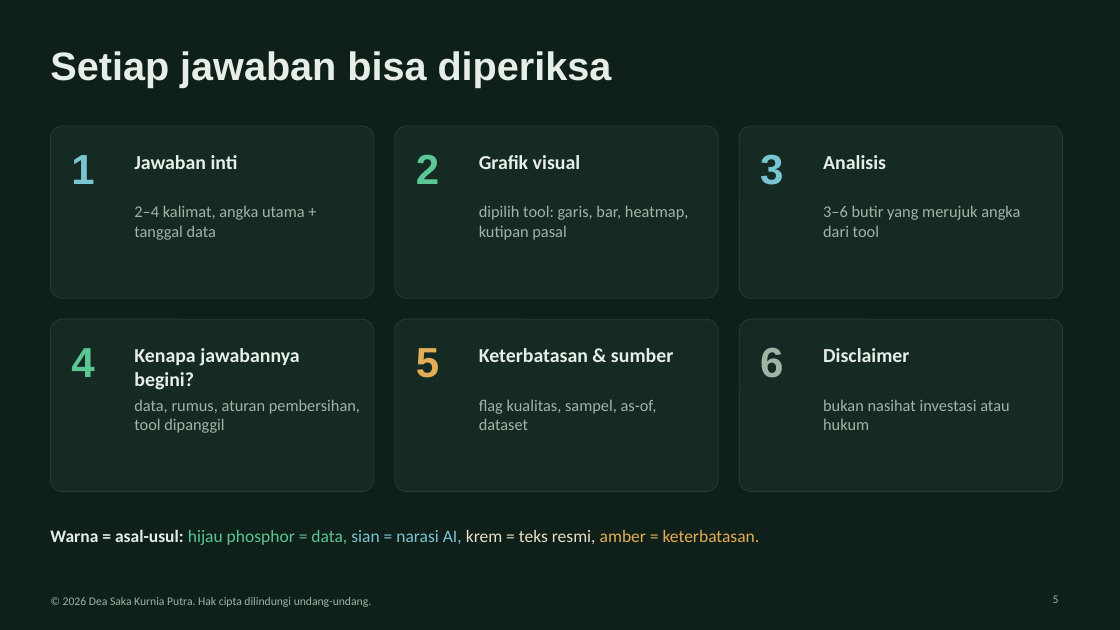
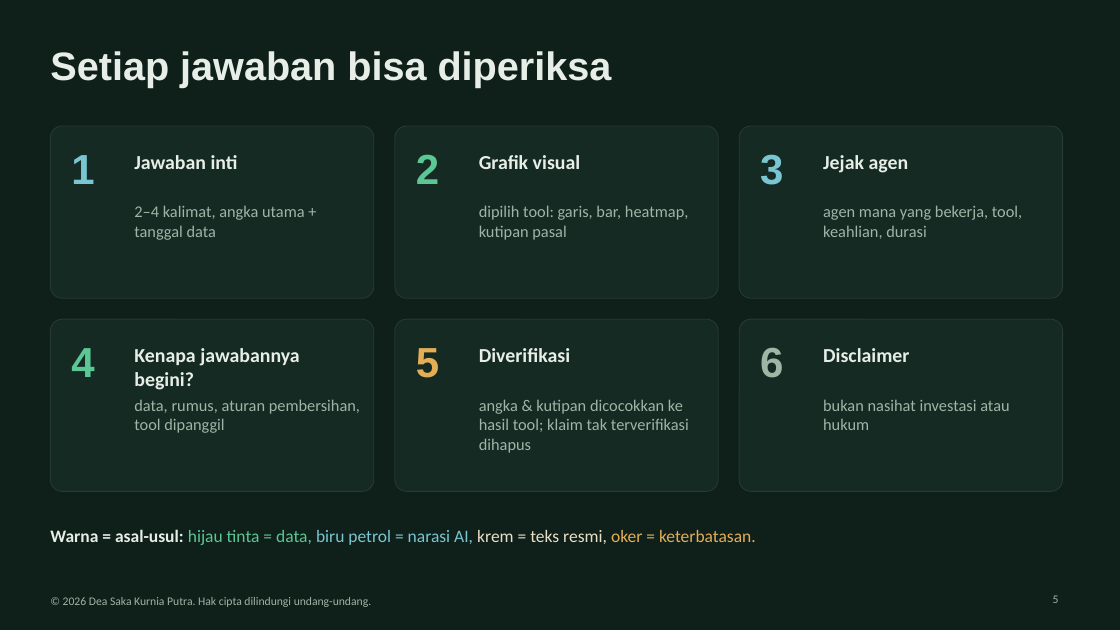
Before and after one commit to DSKPutra/askfolio, a slide deck: slide 5 of kit/whitepaper/Finandex_UTS_Kelompok.pptx. Drawn at 1120x630 pixels with LibreOffice and Linux fonts; fonts in the diff are those of the drawing. Boxes give left, top, right and bottom in pixels: in the first picture for what was removed or moved away, otherwise in the second. Text is boxed around its words. In the diff, an @@ line names an element or a change of style, - is before the commit and + after.

```diff
--- a/kit/whitepaper/Finandex_UTS_Kelompok.pptx
+++ b/kit/whitepaper/Finandex_UTS_Kelompok.pptx
@@ text at <box>823,155,909,173</box>: text changed @@
-Analisis
+Jejak agen
@@ text at <box>823,205,1022,239</box>: text changed @@
-3–6 butir yang merujuk angka dari tool
+agen mana yang bekerja, tool, keahlian, durasi
@@ text at <box>479,348,570,362</box>: text changed @@
-Keterbatasan & sumber
+Diverifikasi
@@ text at <box>479,399,689,453</box>: text changed @@
-flag kualitas, sampel, as-of, dataset
+angka & kutipan dicocokkan ke hasil tool; klaim tak terverifikasi dihapus
@@ text at <box>50,529,756,545</box>: text changed; text colour #5BC795 to #79C6D2 @@
-Warna = asal-usul: hijau phosphor = data, sian = narasi AI, krem = teks resmi, amber = keterbatasan.
+Warna = asal-usul: hijau tinta = data, biru petrol = narasi AI, krem = teks resmi, oker = keterbatasan.
```
Also in this commit, not shown: 12 other slides changed, 2 slides added, 9 other files.
